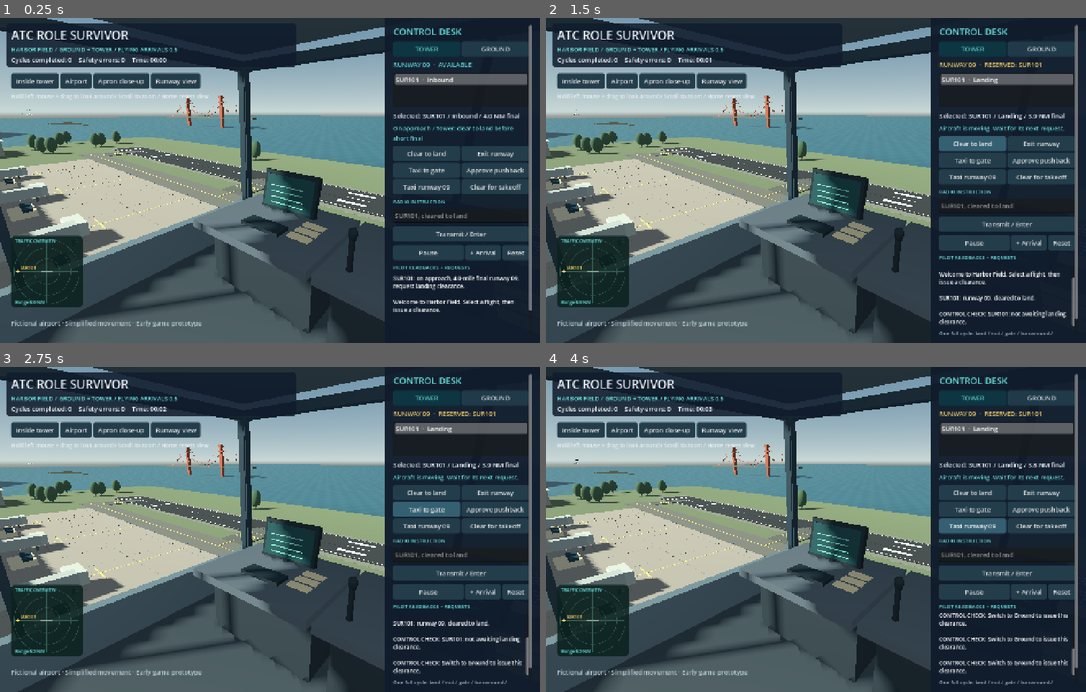
Above: before the commit, frames 1-4 (two rows, left to right).
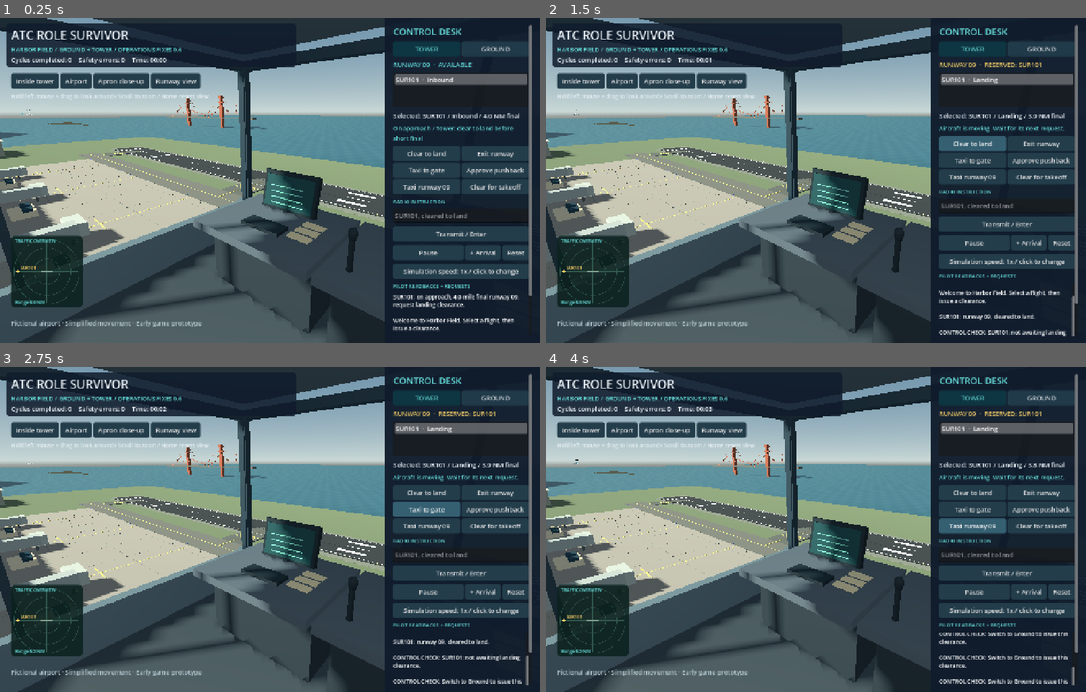
Above: after the commit, the same moments.

Repository: QCOX90/ATC-Role-Survivor
Game: Godot game, scene res://scenes/airport.tscn
The game is run twice, just before and just after one commit, with the same random seed, the same clock (stepped at 60 frames per second) and the same inputs.
Inputs:
- Up to frame 1 (0.25 s): no input
- Up to frame 2 (1.5 s): click "Clear to land" at 0.5 s; click "Clear to land" at 1.25 s
- Up to frame 3 (2.75 s): click "Taxi to gate" at 2 s
- Up to frame 4 (4 s): click "Approve pushback" at 2.75 s; click "Taxi runway 09" at 3.5 s

The runs differ from the first frame. In frame 1, 3.1% of the frame differs, in the area x 4-99%, y 9-97%; in frame 2, 3.5%, in the area x 4-99%, y 9-98%; in frame 3, 3.4%; in frame 4, 3.4%.

Commit message:
Fix tail-first pushback, clear runway vegetation and add simulation speed controls

Diff:
--- a/scripts/airport.gd
+++ b/scripts/airport.gd
@@ -12,6 +12,7 @@
 var hint: Label
 var input: LineEdit
 var pause_button: Button
+var speed_button: Button
 var tower_button: Button
 var ground_button: Button
 var radar: Control
@@ -100,12 +101,12 @@
 			models[flight.id].rotation.y = flight.get("heading", -PI / 2.0)
 		var model: Node3D = models[flight.id]
 		model.position = flight.pos
+		model.rotation.y = lerp_angle(model.rotation.y, flight.get("heading", model.rotation.y), minf(delta * sim.time_scale * 4.0, 1.0))
 		if not flight.route.is_empty():
 			var target: Vector3 = flight.route[0]
 			var flat := target - model.position
 			flat.y = 0
 			if flat.length() > 0.01:
-				model.rotation.y = lerp_angle(model.rotation.y, flight.get("heading", atan2(-flat.x, -flat.z)), minf(delta * 4.0, 1.0))
 				var direction: Vector3 = target - model.position
 				var pitch := clampf(atan2(direction.y, flat.length()), deg_to_rad(-5), deg_to_rad(12))
 				model.rotation.x = lerp_angle(model.rotation.x, pitch, minf(delta * 3.0, 1.0))
@@ -260,7 +261,7 @@
 	banner.size = Vector2(830, 110)
 	root.add_child(banner)
 	_label(banner, "ATC ROLE SURVIVOR", 30, WHITE)
-	_label(banner, "HARBOR FIELD / GROUND + TOWER / FLYING ARRIVALS 0.5", 15, CYAN)
+	_label(banner, "HARBOR FIELD / GROUND + TOWER / OPERATIONS FIXES 0.6", 15, CYAN)
 	stats = _label(banner, "", 16)
 	var panel := PanelContainer.new()
 	panel.set_anchors_and_offsets_preset(Control.PRESET_RIGHT_WIDE)
@@ -319,6 +320,8 @@
 		var id: String = sim.spawn_arrival()
 		if not id.is_empty(): selected = id)
 	_button(session, "Reset", _reset)
+	speed_button = _button(controls, "Simulation speed: 1x", func():
+		sim.time_scale = sim.time_scale * 2 if sim.time_scale < 8 else 1)
 	_label(controls, "PILOT READBACKS + REQUESTS", 13, CYAN)
 	radio = RichTextLabel.new()
 	radio.custom_minimum_size.y = 155
@@ -383,6 +386,7 @@
 	runway_status.modulate = CYAN if sim.runway_owner.is_empty() else Color("ffd269")
 	stats.text = "Cycles completed: %d    Safety errors: %d    Time: %02d:%02d" % [sim.departures, sim.errors, int(sim.elapsed) / 60, int(sim.elapsed) % 60]
 	pause_button.text = "Resume" if sim.paused else "Pause"
+	speed_button.text = "Simulation speed: %dx / click to change" % int(sim.time_scale)
 	tower_button.modulate = CYAN if sim.position == "Tower" else WHITE
 	ground_button.modulate = CYAN if sim.position == "Ground" else WHITE
 	var transcript := "\n\n".join(sim.radio)
--- a/scripts/operations.gd
+++ b/scripts/operations.gd
@@ -5,6 +5,7 @@
 var runway_owner := ""
 var position := "Tower"
 var paused := false
+var time_scale := 1.0
 var elapsed := 0.0
 var departures := 0
 var errors := 0
@@ -60,6 +61,7 @@
 func tick(delta: float) -> void:
 	if paused:
 		return
+	delta *= time_scale
 	elapsed += delta
 	var completed: Array[String] = []
 	for flight in aircraft:
@@ -75,7 +77,7 @@
 			var target: Vector3 = flight.route[0]
 			var direction: Vector3 = target - flight.pos
 			if Vector2(direction.x, direction.z).length() > 0.001:
-				flight.heading = atan2(-direction.x, -direction.z)
+				flight.heading = atan2(direction.x, direction.z) if flight.state == "Pushing back" else atan2(-direction.x, -direction.z)
 			var distance: float = flight.pos.distance_to(target)
 			if budget >= distance:
 				flight.pos = target
@@ -104,6 +106,7 @@
 					flight.timer = 12.0
 					_note(flight.id + ": parked at gate " + str(flight.gate + 1) + ". Turning around.")
 				"On taxiway":
+					flight.heading = PI / 2.0
 					_note(flight.id + ": pushback complete, request taxi runway 09.")
 				"Holding short":
 					_note(flight.id + ": holding short runway 09. Contacting Tower.")
@@ -156,7 +159,8 @@
 		"pushback":
 			if flight.state != "Ready for pushback":
 				return _reject(id + ": pushback available after turnaround.", false)
-			_route(flight, [Vector3(GATES[flight.gate], 0.8, 12)], "Pushing back", "On taxiway", 2)
+			var gate_x: float = GATES[flight.gate]
+			_route(flight, [Vector3(gate_x, 0.8, 18), Vector3(gate_x + 0.3, 0.8, 15.6), Vector3(gate_x + 1.2, 0.8, 13.6), Vector3(gate_x + 3.0, 0.8, 12.4), Vector3(gate_x + 4.8, 0.8, 12)], "Pushing back", "On taxiway", 1.5)
 			_note(id + ": pushback approved.")
 		"taxi":
 			if flight.state != "On taxiway":
--- a/scripts/visuals.gd
+++ b/scripts/visuals.gd
@@ -166,10 +166,10 @@
 		box(self, Vector3(x, 4.15, 34), Vector3(17, 0.3, 13), Color("d0cbb7"))
 	var random := RandomNumberGenerator.new()
 	random.seed = 82
-	for index in range(70):
+	for index in range(45):
 		var x := random.randf_range(-85, 85)
-		var z := random.randf_range(-15, 90)
-		if abs(x) < 58 and z > -12 and z < 78: continue
+		var z := random.randf_range(76, 88)
+		# Landside perimeter only: keep trees outside the runway and approach strip.
 		cylinder(self, Vector3(x, 1, z), 0.18, 2, Color("6c6550"))
 		sphere(self, Vector3(x, 2.7, z), Vector3(1.5, 2.2, 1.5), Color("4e6e51"))
 
--- a/tests/operations_test.gd
+++ b/tests/operations_test.gd
@@ -77,5 +77,38 @@
 	verify(cleared_sim.find_flight("SUR101").pos == before_clearance, "Clearance does not teleport aircraft")
 	cleared_sim.tick(130)
 	verify(cleared_sim.find_flight("SUR101").state == "Landed", "Cleared approach touches down and rolls out")
+	var reverse_sim = Operations.new()
+	reverse_sim.position = "Ground"
+	var reverse_flight: Dictionary = reverse_sim.find_flight("SUR101")
+	reverse_flight.state = "Ready for pushback"
+	reverse_flight.route = []
+	reverse_flight.gate = 0
+	reverse_flight.pos = Vector3(Operations.GATES[0], 0.8, 24)
+	reverse_flight.heading = PI
+	verify(reverse_sim.command("SUR101", "pushback"), "Pushback accepted from parked gate")
+	var parked_position: Vector3 = reverse_flight.pos
+	reverse_sim.tick(0.5)
+	var forward := Vector3(-sin(reverse_flight.heading), 0, -cos(reverse_flight.heading))
+	verify(forward.dot(reverse_flight.pos - parked_position) < 0, "Pushback displacement is behind the aircraft nose")
+	verify(absf(wrapf(reverse_flight.heading - PI, -PI, PI)) < 0.01, "Initial pushback does not flip the aircraft")
+	reverse_sim.tick(20)
+	verify(reverse_flight.state == "On taxiway" and is_equal_approx(reverse_flight.heading, PI / 2.0), "Pushback ends facing the outbound taxi direction")
+	verify(reverse_flight.pos.x > Operations.GATES[0] and reverse_flight.pos.z == 12, "Curved reverse path reaches taxiway")
+	var fast_sim = Operations.new()
+	fast_sim.time_scale = 8
+	fast_sim.command("SUR101", "land")
+	var normal_sim = Operations.new()
+	normal_sim.command("SUR101", "land")
+	fast_sim.tick(1)
+	normal_sim.tick(8)
+	verify(fast_sim.find_flight("SUR101").pos.is_equal_approx(normal_sim.find_flight("SUR101").pos), "Eight-times speed matches normal elapsed simulation time")
+	fast_sim.paused = true
+	var fast_position: Vector3 = fast_sim.find_flight("SUR101").pos
+	fast_sim.tick(20)
+	verify(fast_sim.find_flight("SUR101").pos == fast_position, "Pause still freezes accelerated simulation")
+	var fast_uncleared = Operations.new()
+	fast_uncleared.time_scale = 8
+	fast_uncleared.tick(12)
+	verify(fast_uncleared.find_flight("SUR101").state == "Going around", "Accelerated time preserves the uncleared approach decision")
 	print("PASS: ", checks, " operational checks, including complete aircraft lifecycle")
 	quit(0)
Not shown, changed: README.md
